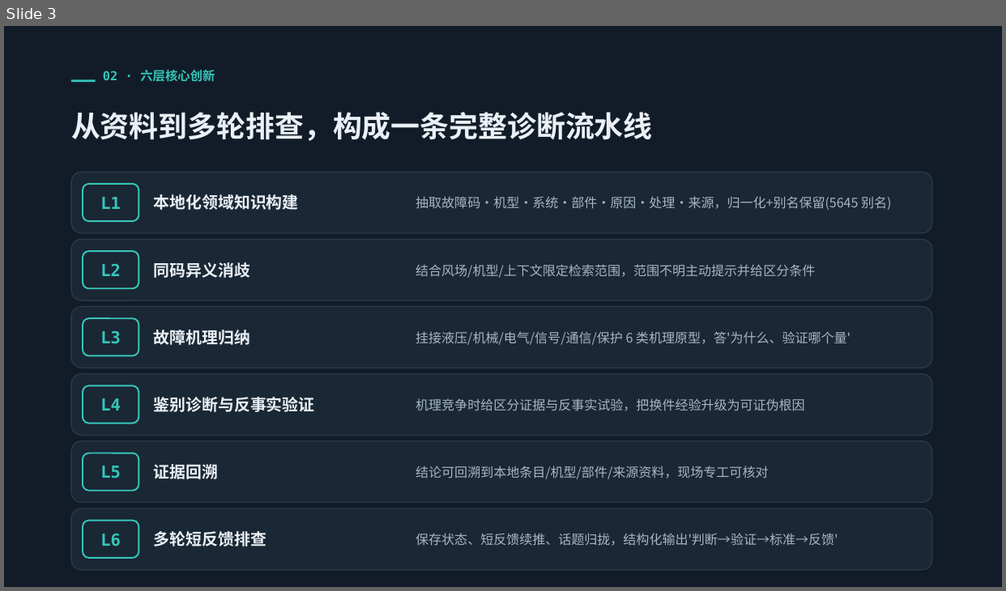
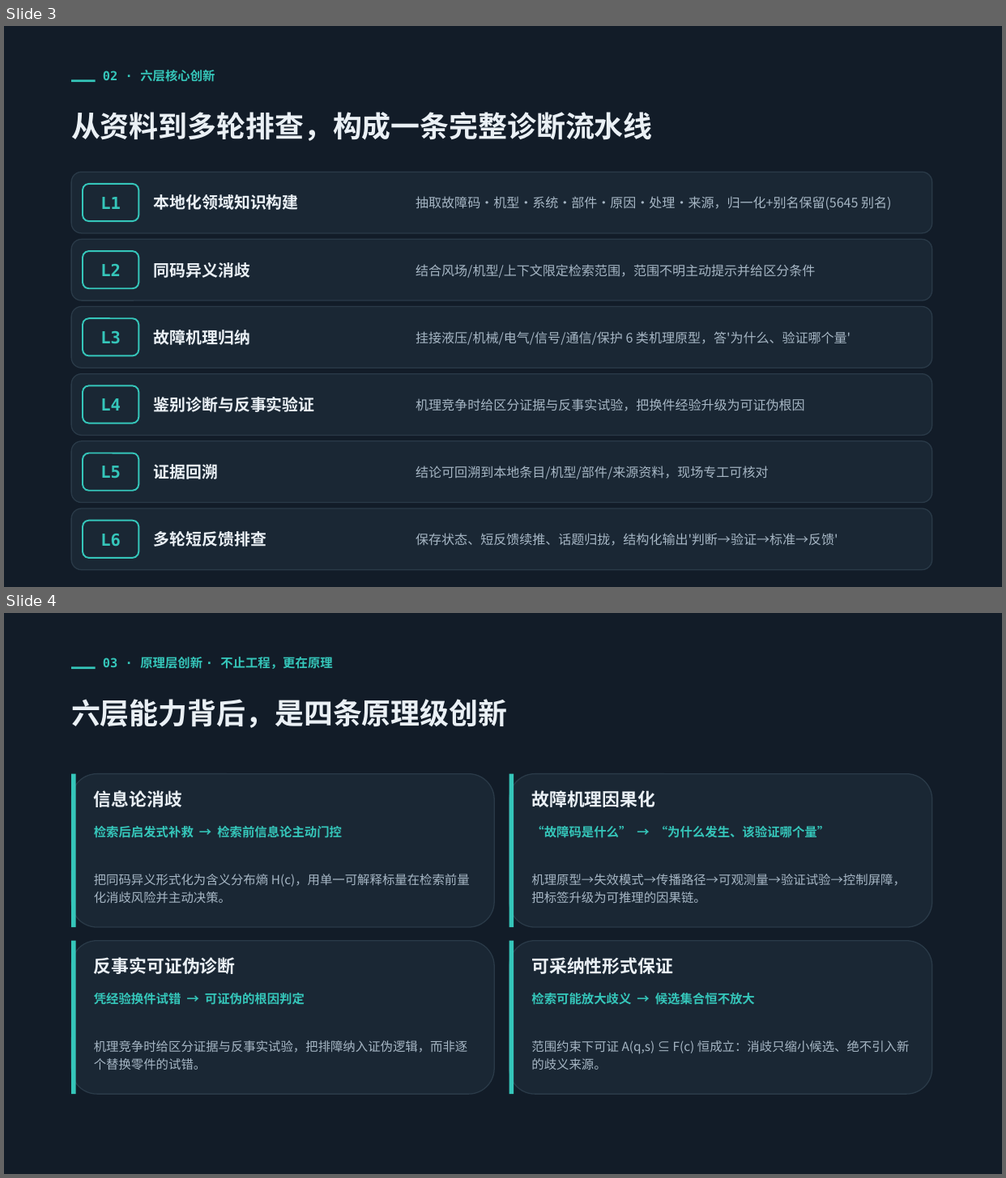
Before and after one commit to SergioTermann/claude_code_src, a slide deck: Windrise-创新点与AEG.pptx. Shown one above the other, each under a label of ours: slide 3 before the commit, slides 3 and 4 after it. The pictures are 1006x591 and 1006x1178 pixels, drawn with LibreOffice and Linux fonts; fonts in the diff are those of the drawing. Boxes give left, top, right and bottom in pixels: in the first picture for what was removed or moved away, otherwise in the second. Text is boxed around its words. In the diff, an @@ line names an element or a change of style, - is before the commit and + after.

```diff
--- a/Windrise-创新点与AEG.pptx
+++ b/Windrise-创新点与AEG.pptx
@@ slide 4 added at [4,613,1002,1174], background #121C28 @@
@@ text added at [103,657,332,669], 12 pt, text #35C6BA, bold @@
+03 · 原理层创新 · 不止工程，更在原理
@@ rectangle added at [71,667,96,669], fill #35C6BA @@
@@ text added at [71,699,507,728], 28 pt, text #EAF0F5, bold @@
+六层能力背后，是四条原理级创新
@@ rounded rectangle added at [71,774,494,927], fill #1A2734, outline #2A3A48 1 pt @@
@@ rectangle added at [71,774,76,927], fill #35C6BA @@
@@ rounded rectangle added at [509,774,932,927], fill #1A2734, outline #2A3A48 1 pt @@
@@ rectangle added at [509,774,513,927], fill #35C6BA @@
@@ text added at [94,790,182,807], 17 pt, text #EAF0F5, bold @@
+信息论消歧
@@ text added at [531,790,655,807], 17 pt, text #EAF0F5, bold @@
+故障机理因果化
@@ text added at [94,826,342,838], 12 pt, text #35C6BA, bold @@
+检索后启发式补救 → 检索前信息论主动门控
@@ text added at [531,826,829,838], 12 pt, text #35C6BA, bold @@
+“故障码是什么” → “为什么发生、该验证哪个量”
@@ text added at [94,874,470,903], 12 pt, text #A6B6C4 @@
+把同码异义形式化为含义分布熵 H(c)，用单一可解释标量在检索前量化消歧风险并主动决策。
@@ text added at [531,874,905,903], 12 pt, text #A6B6C4 @@
+机理原型→失效模式→传播路径→可观测量→验证试验→控制屏障，把标签升级为可推理的因果链。
@@ rounded rectangle added at [71,941,494,1094], fill #1A2734, outline #2A3A48 1 pt @@
@@ rectangle added at [71,941,76,1094], fill #35C6BA @@
@@ rounded rectangle added at [509,941,932,1094], fill #1A2734, outline #2A3A48 1 pt @@
@@ rectangle added at [509,941,513,1094], fill #35C6BA @@
@@ text added at [94,957,236,974], 17 pt, text #EAF0F5, bold @@
+反事实可证伪诊断
@@ text added at [531,957,673,974], 17 pt, text #EAF0F5, bold @@
+可采纳性形式保证
@@ text added at [94,993,305,1005], 12 pt, text #35C6BA, bold @@
+凭经验换件试错 → 可证伪的根因判定
@@ text added at [531,993,755,1005], 12 pt, text #35C6BA, bold @@
+检索可能放大歧义 → 候选集合恒不放大
@@ text added at [94,1041,467,1070], 12 pt, text #A6B6C4 @@
+机理竞争时给区分证据与反事实试验，把排障纳入证伪逻辑，而非逐个替换零件的试错。
@@ text added at [531,1041,910,1070], 12 pt, text #A6B6C4 @@
+范围约束下可证 A(q,s) ⊆ F(c) 恒成立：消歧只缩小候选、绝不引入新的歧义来源。
```
Also in this commit, not shown: 5 slides changed, 2 other files.
